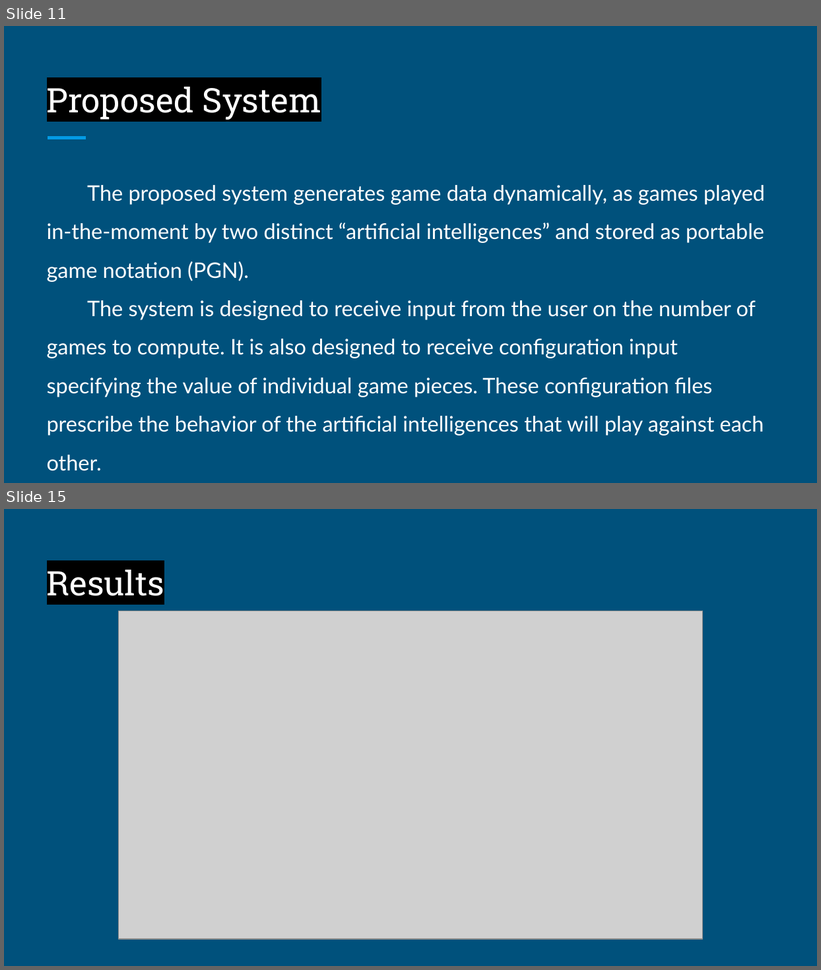
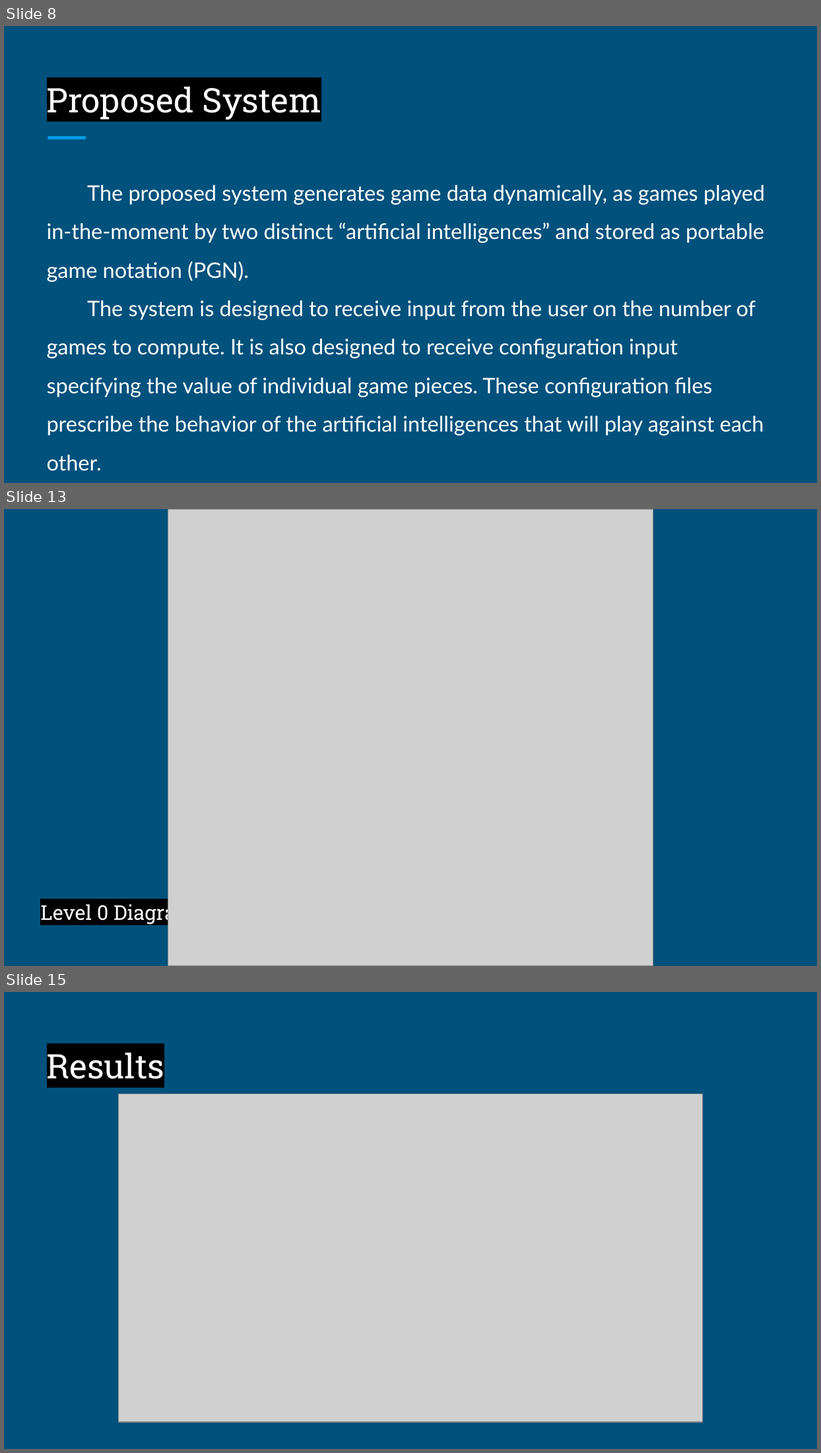
Before and after one commit to ahira-justice/CSC495, a slide deck: presentation/185576_3_ADEFOKUN_LOCI_ A CHESS ENGINE FOR GENERATING GAME DATA.pptx. Shown one above the other, each under a label of ours: slides 11 and 15 before the commit, slides 8, 13 and 15 after it; the slides between them are not shown. The pictures are 821x970 and 821x1453 pixels, drawn with LibreOffice and Linux fonts; fonts in the diff are those of the drawing; grey boxes stand for pictures. Boxes give left, top, right and bottom in pixels: in the first picture for what was removed or moved away, otherwise in the second. Text is boxed around its words. In the diff, an @@ line names an element or a change of style, - is before the commit and + after.

```diff
--- a/presentation/185576_3_ADEFOKUN_LOCI_ A CHESS ENGINE FOR GENERATING GAME DATA.pptx
+++ b/presentation/185576_3_ADEFOKUN_LOCI_ A CHESS ENGINE FOR GENERATING GAME DATA.pptx
@@ slide 13 added at bbox=[4, 509, 817, 966], background #00517C @@
@@ picture added at bbox=[168, 509, 653, 966] @@
@@ text added at bbox=[40, 902, 195, 925], 18 pt, text #FFFFFF @@
+Level 0 Diagram
@@ what was slide 11 is now slide 8 @@
```
Also in this commit, not shown: 5 slides changed, 1 other slide added, 2 slides removed, 8 other files.
